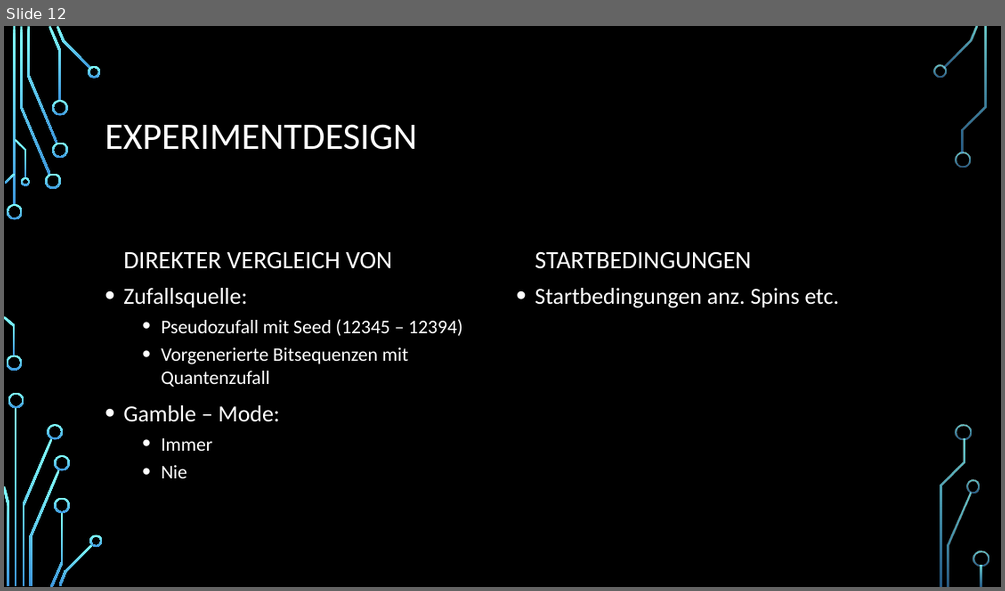
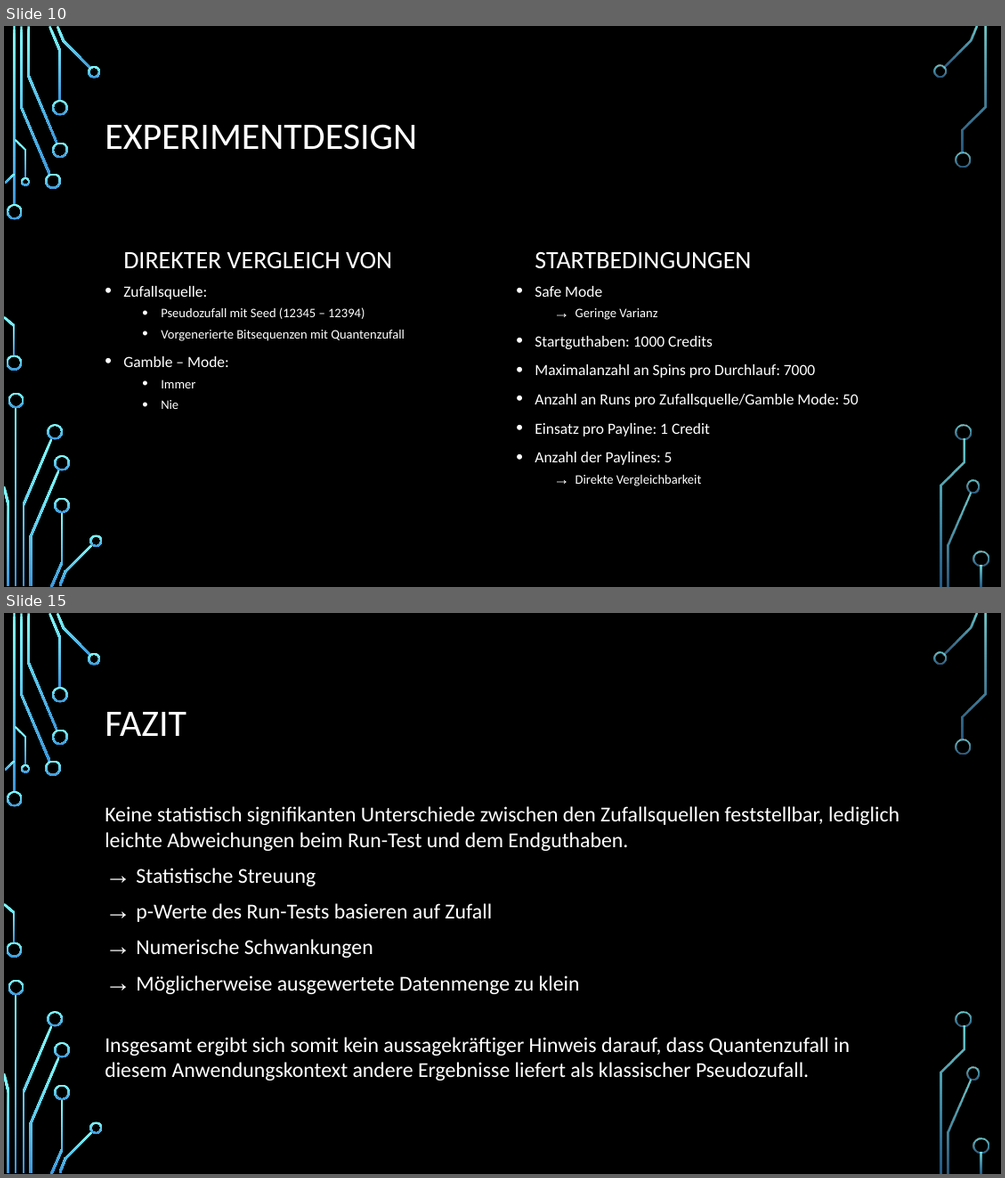
Before and after one commit to freiheits-stack/slot_project, a slide deck: docs/Spiel_Quantenzufall_Präsentation.pptx. Shown one above the other, each under a label of ours: slide 12 before the commit, slides 10 and 15 after it; the slides between them are not shown. The pictures are 1005x591 and 1005x1178 pixels, drawn with LibreOffice and Linux fonts; fonts in the diff are those of the drawing; background and template pictures are left out. Boxes give left, top, right and bottom in pixels: in the first picture for what was removed or moved away, otherwise in the second. Text is boxed around its words. In the diff, an @@ line names an element or a change of style, - is before the commit and + after.

```diff
--- a/docs/Spiel_Quantenzufall_Präsentation.pptx
+++ b/docs/Spiel_Quantenzufall_Präsentation.pptx
@@ slide 15 added at (4,613,1001,1174), background picture (left out); not listed: 36 template elements that a slide beside it also shows @@
@@ title added at (105,712,186,736), 36 pt, text #FFFFFF @@
+FAZIT
@@ text added at (105,806,899,1080), 20.4 pt, text #FFFFFF @@
+Keine statistisch signifikanten Unterschiede zwischen den Zufallsquellen feststellbar, lediglich leichte Abweichungen beim Run-Test und dem Endguthaben.
+→ Statistische Streuung
+→ p-Werte des Run-Tests basieren auf Zufall
+→ Numerische Schwankungen
+→ Möglicherweise ausgewertete Datenmenge zu klein
+Insgesamt ergibt sich somit kein aussagekräftiger Hinweis darauf, dass Quantenzufall in diesem Anwendungskontext andere Ergebnisse liefert als klassischer Pseudozufall.
@@ what was slide 12 is now slide 10 @@
@@ slide 10 changed as well @@
@@ text "Zufallsquelle:" at (123,286,404,409): size 22.2 to 15 pt in "Zufallsquelle:", "Gamble – Mode:"; size 18.5 to 12.5 pt in "Pseudozufall mit Seed (12345 – 12394)", "Vorgenerierte Bitsequenzen mit Quantenzufall", "Immer", "Nie" @@
@@ text at (534,286,858,486): text changed; size 22.2 to 15 pt @@
-• Startbedingungen anz. Spins etc.
+• Safe Mode
+  → Geringe Varianz
+• Startguthaben: 1000 Credits
+• Maximalanzahl an Spins pro Durchlauf: 7000
+• Anzahl an Runs pro Zufallsquelle/Gamble Mode: 50
+• Einsatz pro Payline: 1 Credit
+• Anzahl der Paylines: 5
+  → Direkte Vergleichbarkeit
```
Also in this commit, not shown: 8 other slides changed, 7 other slides added, 8 slides removed, 2 other files.
